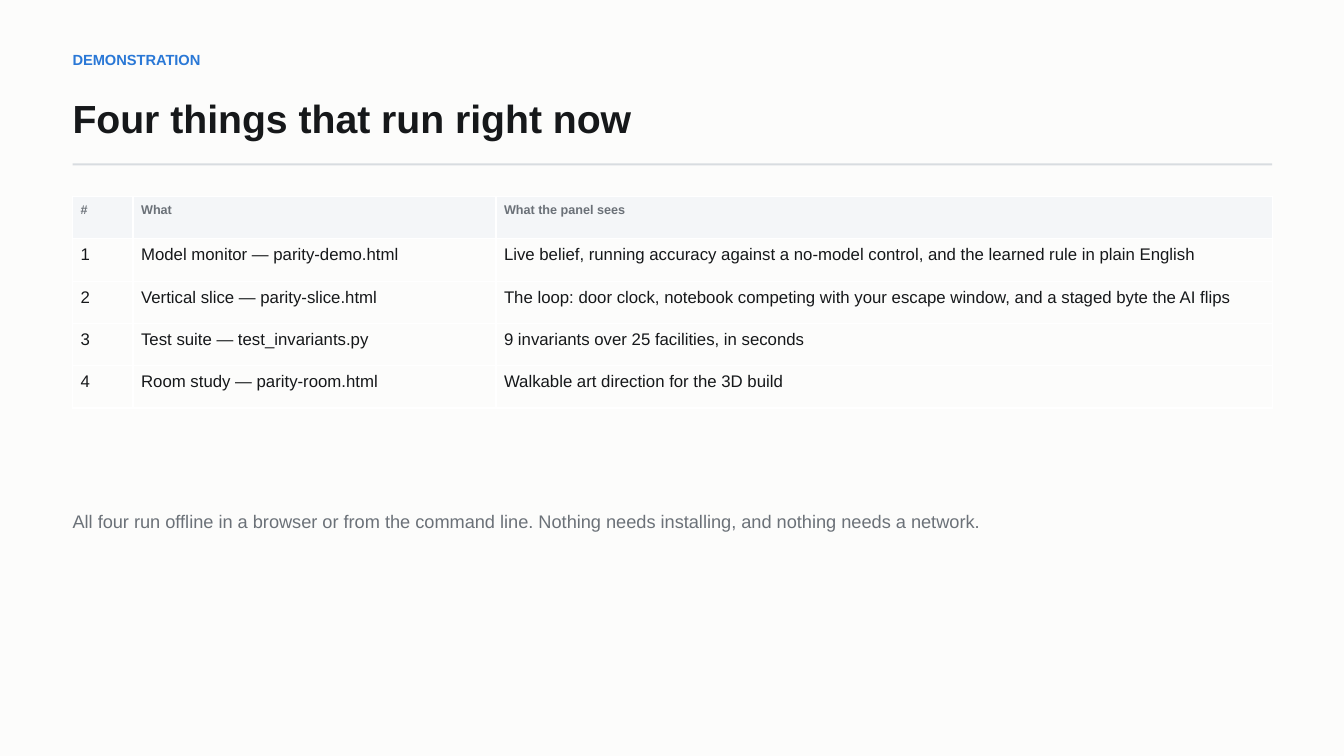
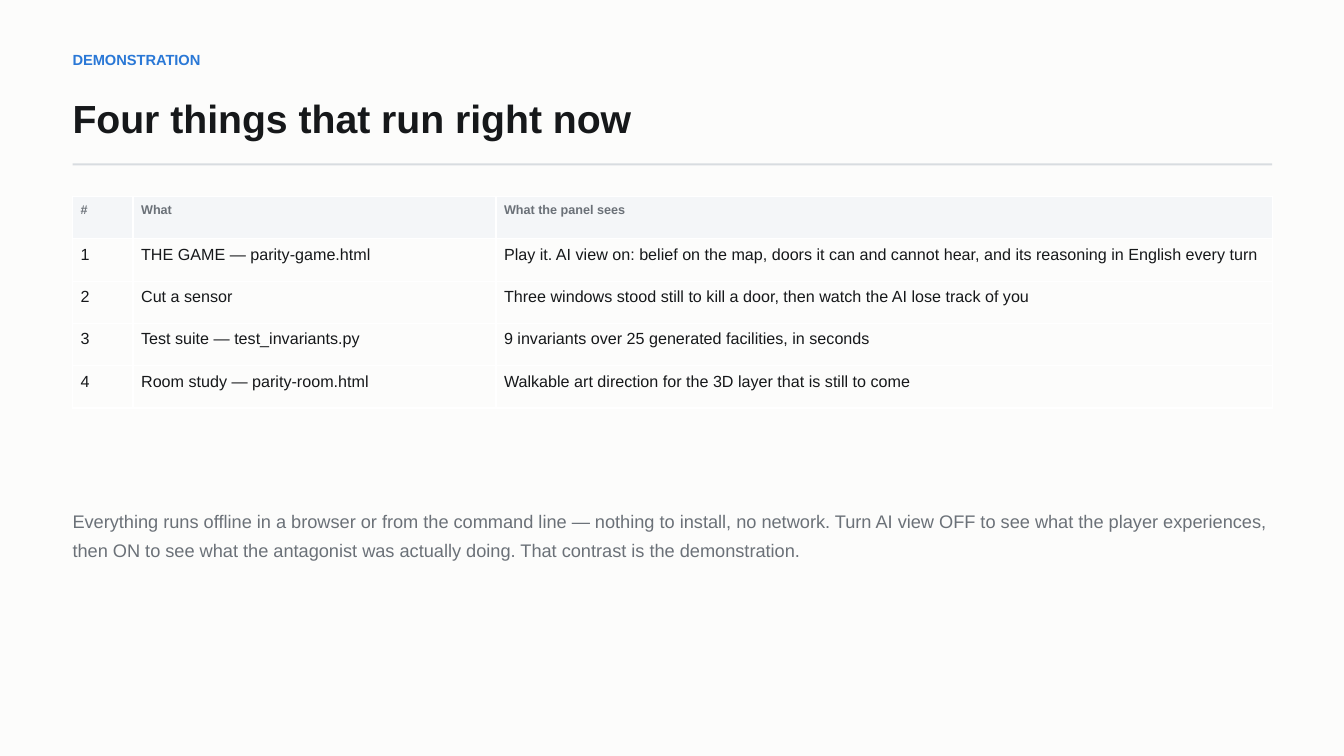
Before and after one commit to Sh1v4mKum4r/parity, a slide deck: slide 21 of docs/PARITY-review3-deck.pptx (slide 19 before the commit). Drawn at 1344x756 pixels with LibreOffice and Linux fonts; fonts in the diff are those of the drawing. Boxes give left, top, right and bottom in pixels: in the first picture for what was removed or moved away, otherwise in the second. Text is boxed around its words. In the diff, an @@ line names an element or a change of style, - is before the commit and + after.

```diff
--- a/docs/PARITY-review3-deck.pptx
+++ b/docs/PARITY-review3-deck.pptx
@@ table at [73,197,1272,408] @@
-row 2, column 2: Model monitor — parity-demo.html
+row 2, column 2: THE GAME — parity-game.html
-row 2, column 3: Live belief, running accuracy against a no-model control, and the learned rule in plain English
+row 2, column 3: Play it. AI view on: belief on the map, doors it can and cannot hear, and its reasoning in English every turn
-row 3, column 2: Vertical slice — parity-slice.html
+row 3, column 2: Cut a sensor
-row 3, column 3: The loop: door clock, notebook competing with your escape window, and a staged byte the AI flips
+row 3, column 3: Three windows stood still to kill a door, then watch the AI lose track of you
-row 4, column 3: 9 invariants over 25 facilities, in seconds
+row 4, column 3: 9 invariants over 25 generated facilities, in seconds
-row 5, column 3: Walkable art direction for the 3D build
+row 5, column 3: Walkable art direction for the 3D layer that is still to come
@@ size 12 to 11.5 pt in "1", "2", "3", "Test suite — test_invariants.py" and 2 more places @@
@@ text at [73,515,1266,561]: text changed @@
-All four run offline in a browser or from the command line. Nothing needs installing, and nothing needs a network.
+Everything runs offline in a browser or from the command line — nothing to install, no network. Turn AI view OFF to see what the player experiences, then ON to see what the antagonist was actually doing. That contrast is the demonstration.
```
Also in this commit, not shown: 2 other slides changed, 2 slides added, 8 other files.
